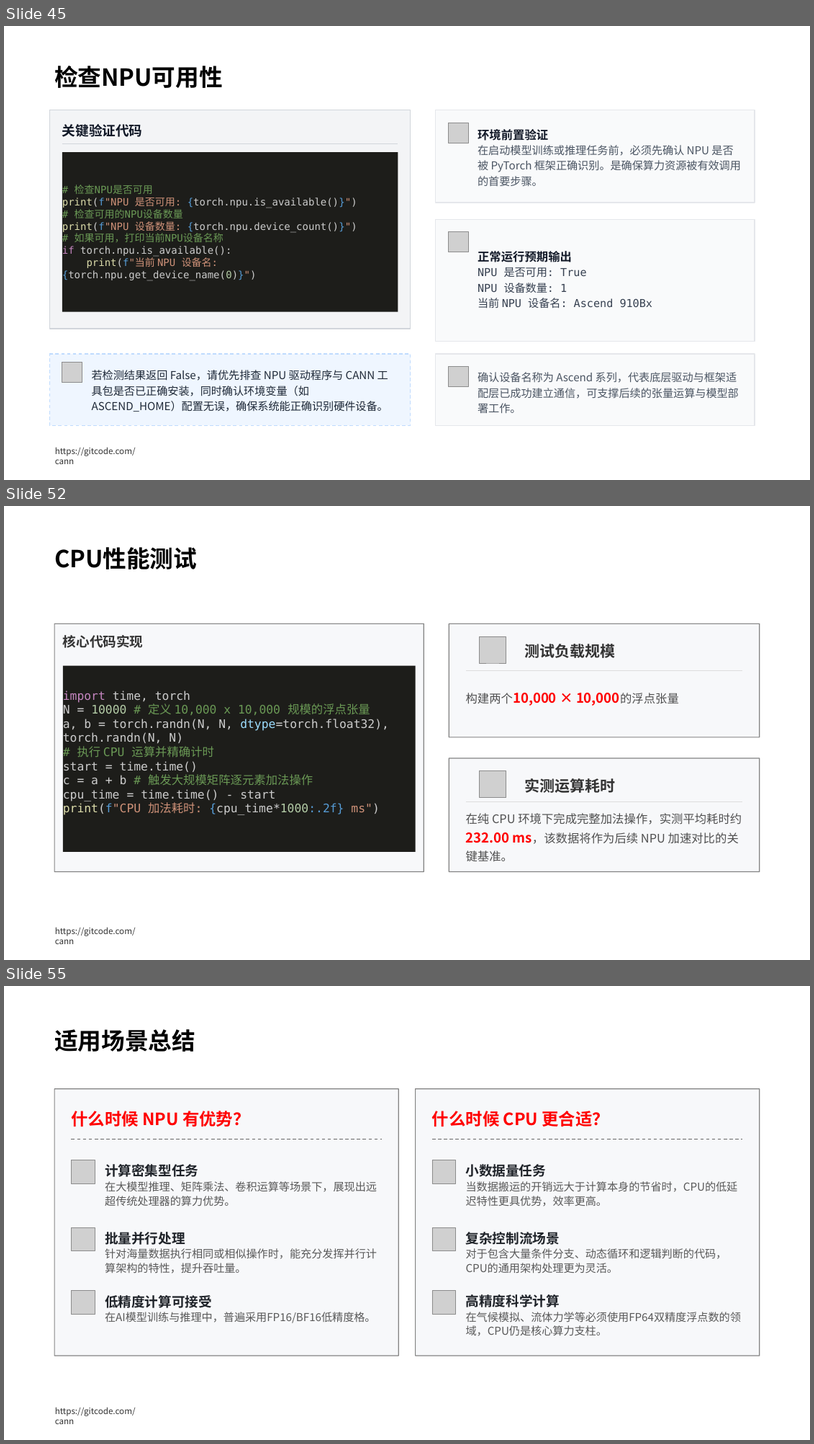
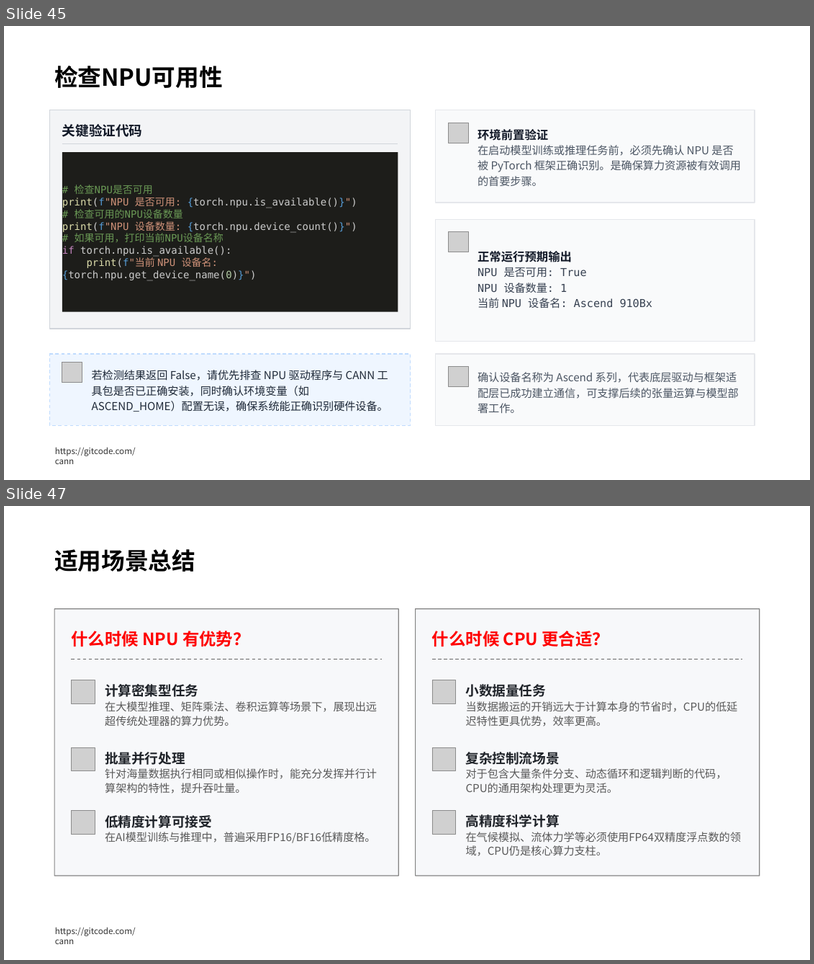
Before and after one commit to hicann/cann-learning-hub, a slide deck: quick_start/cann_basics/slides/artificial_intelligence_basics.pptx. Shown one above the other, each under a label of ours: slides 45, 52 and 55 before the commit, slides 45 and 47 after it; the slides between them are not shown. The pictures are 814x1444 and 814x964 pixels, drawn with LibreOffice and Linux fonts; fonts in the diff are those of the drawing; grey boxes stand for pictures; background and template pictures are left out. Boxes give left, top, right and bottom in pixels: in the first picture for what was removed or moved away, otherwise in the second. Text is boxed around its words. In the diff, an @@ line names an element or a change of style, - is before the commit and + after.

```diff
--- a/quick_start/cann_basics/slides/artificial_intelligence_basics.pptx
+++ b/quick_start/cann_basics/slides/artificial_intelligence_basics.pptx
@@ slide 52 removed at box(4, 506, 810, 960), background #FFFFFF; not listed: 1 template element that a slide beside it also shows @@
@@ text removed at box(54, 547, 197, 569) @@
-CPU性能测试
@@ rounded rectangle removed at box(55, 623, 424, 871) @@
@@ text removed at box(63, 635, 144, 648) @@
-核心代码实现
@@ rounded rectangle removed at box(449, 623, 759, 737) @@
@@ picture removed at box(480, 636, 507, 662) @@
@@ text removed at box(525, 644, 615, 658) @@
-测试负载规模
@@ rectangle removed at box(62, 666, 415, 851) @@
-import time, torch
-N = 10000 # 定义 10,000 x 10,000 规模的浮点张量
-a, b = torch.randn(N, N, dtype=torch.float32), torch.randn(N, N)
-# 执行 CPU 运算并精确计时
-start = time.time()
-c = a + b # 触发大规模矩阵逐元素加法操作
-cpu_time = time.time() - start
-print(f"CPU 加法耗时: {cpu_time*1000:.2f} ms")
@@ line removed from (466, 670) to (743, 670) @@
@@ text removed at box(466, 692, 620, 705) @@
-构建两个10,000 × 10,000的浮点张量
@@ rounded rectangle removed at box(449, 758, 759, 872) @@
@@ picture removed at box(480, 771, 507, 798) @@
@@ text removed at box(525, 778, 615, 793) @@
-实测运算耗时
@@ line removed from (466, 802) to (743, 802) @@
@@ text removed at box(466, 813, 742, 862) @@
-在纯 CPU 环境下完成完整加法操作，实测平均耗时约232.00 ms，该数据将作为后续 NPU 加速对比的关键基准。
@@ what was slide 55 is now slide 47 @@
```
Also in this commit, not shown: 8 slides changed, 1 slide added, 9 other slides removed.
